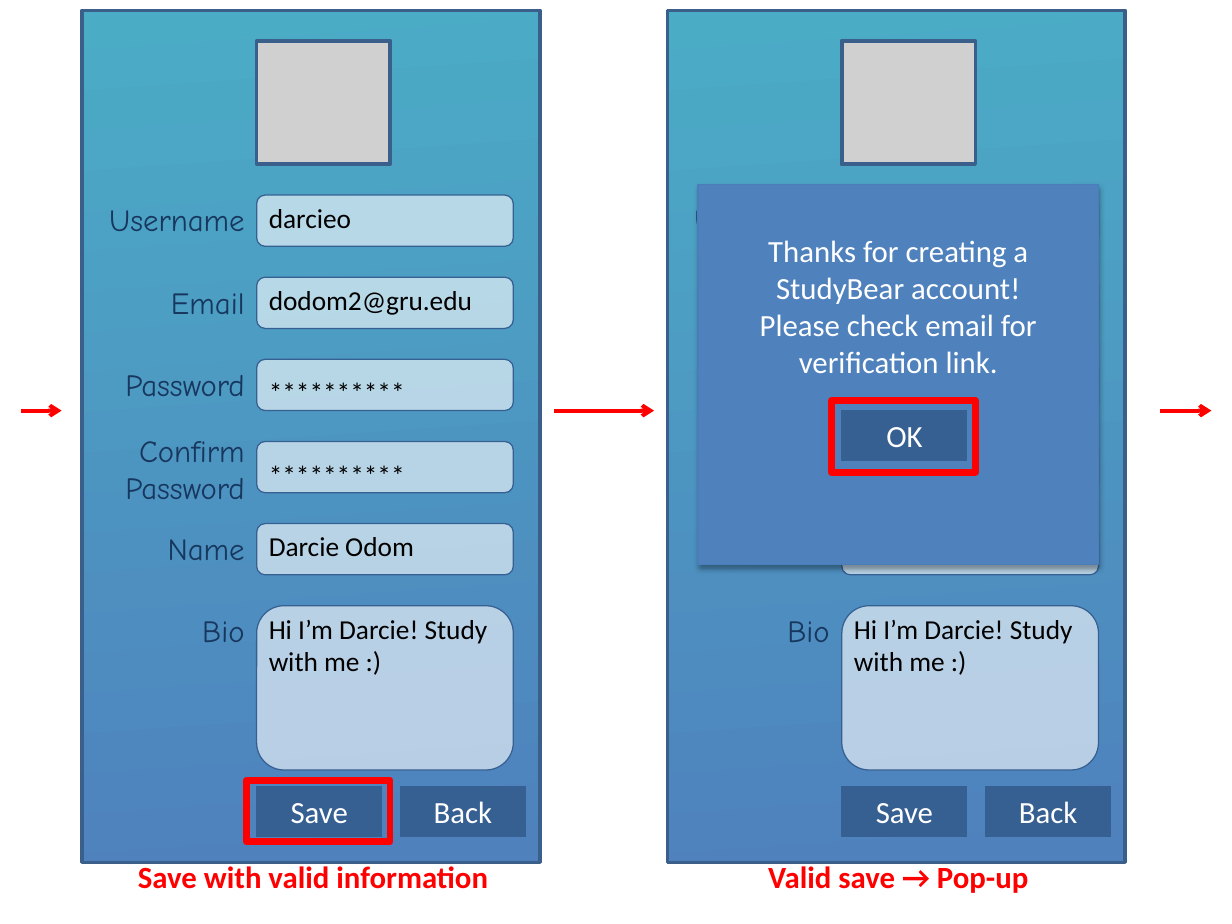
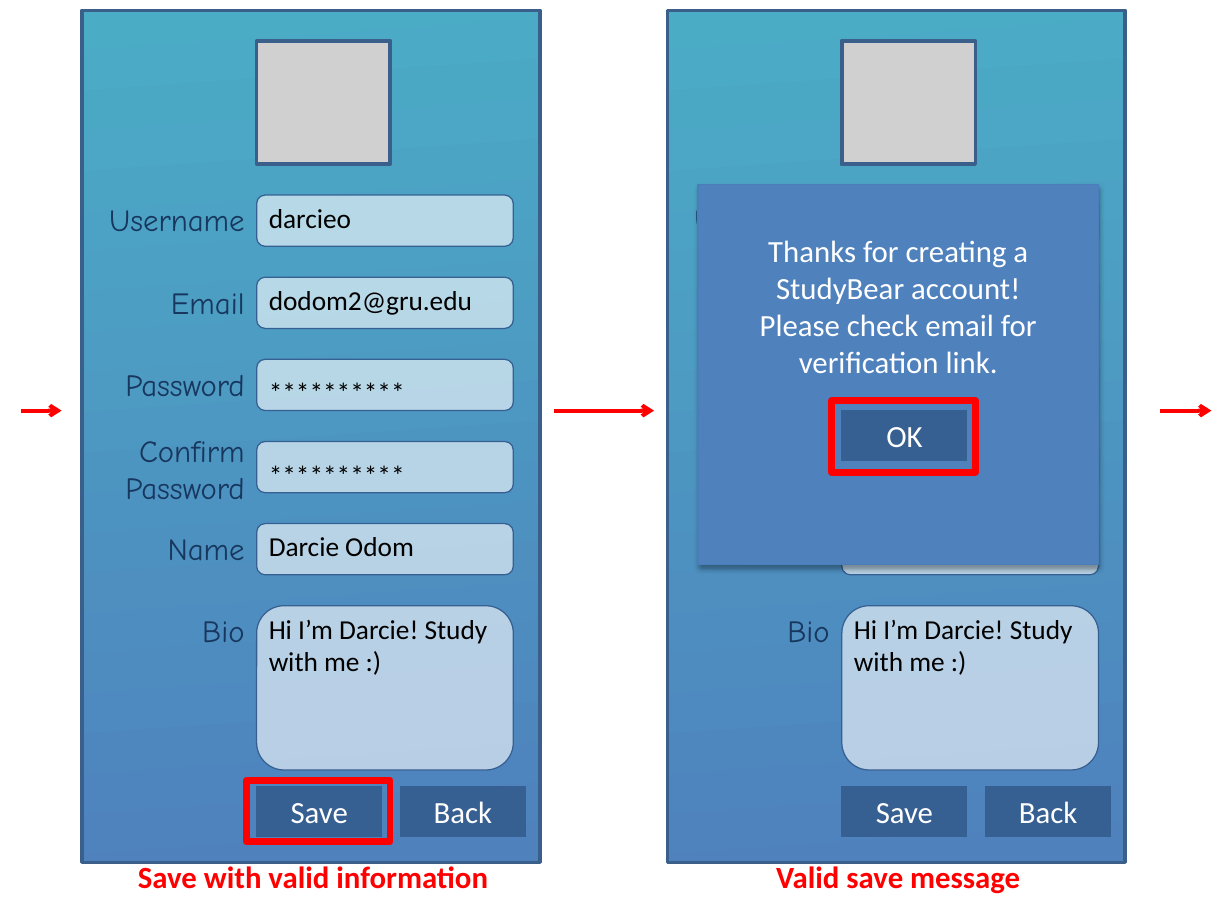
Before and after one commit to Cjreynol-zz/Study-Bear, a slide deck: slide 3 of docs/mock-ups/Mock-ups.pptx. Drawn at 1232x924 pixels with LibreOffice and Linux fonts; fonts in the diff are those of the drawing; grey boxes stand for pictures. Boxes give left, top, right and bottom in pixels: in the first picture for what was removed or moved away, otherwise in the second. Text is boxed around its words. In the diff, an @@ line names an element or a change of style, - is before the commit and + after.

```diff
--- a/docs/mock-ups/Mock-ups.pptx
+++ b/docs/mock-ups/Mock-ups.pptx
@@ text at (776,863,1020,894): text changed @@
-Valid save → Pop-up
+Valid save message
```
Also in this commit, not shown: 7 other slides changed.
